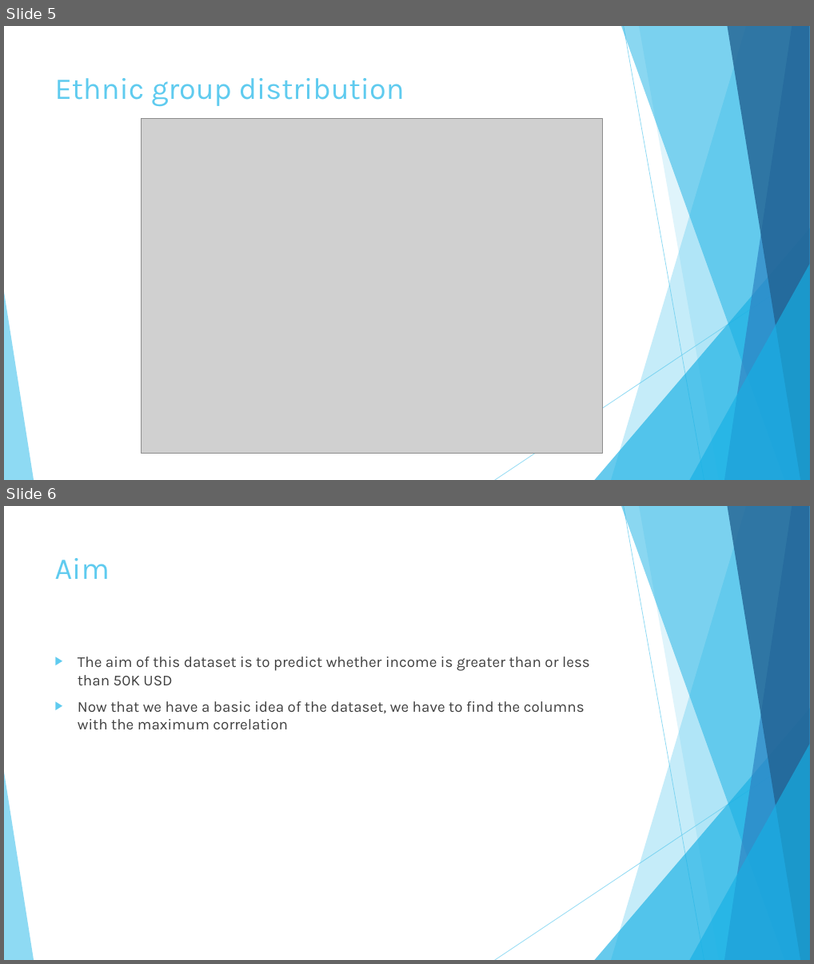
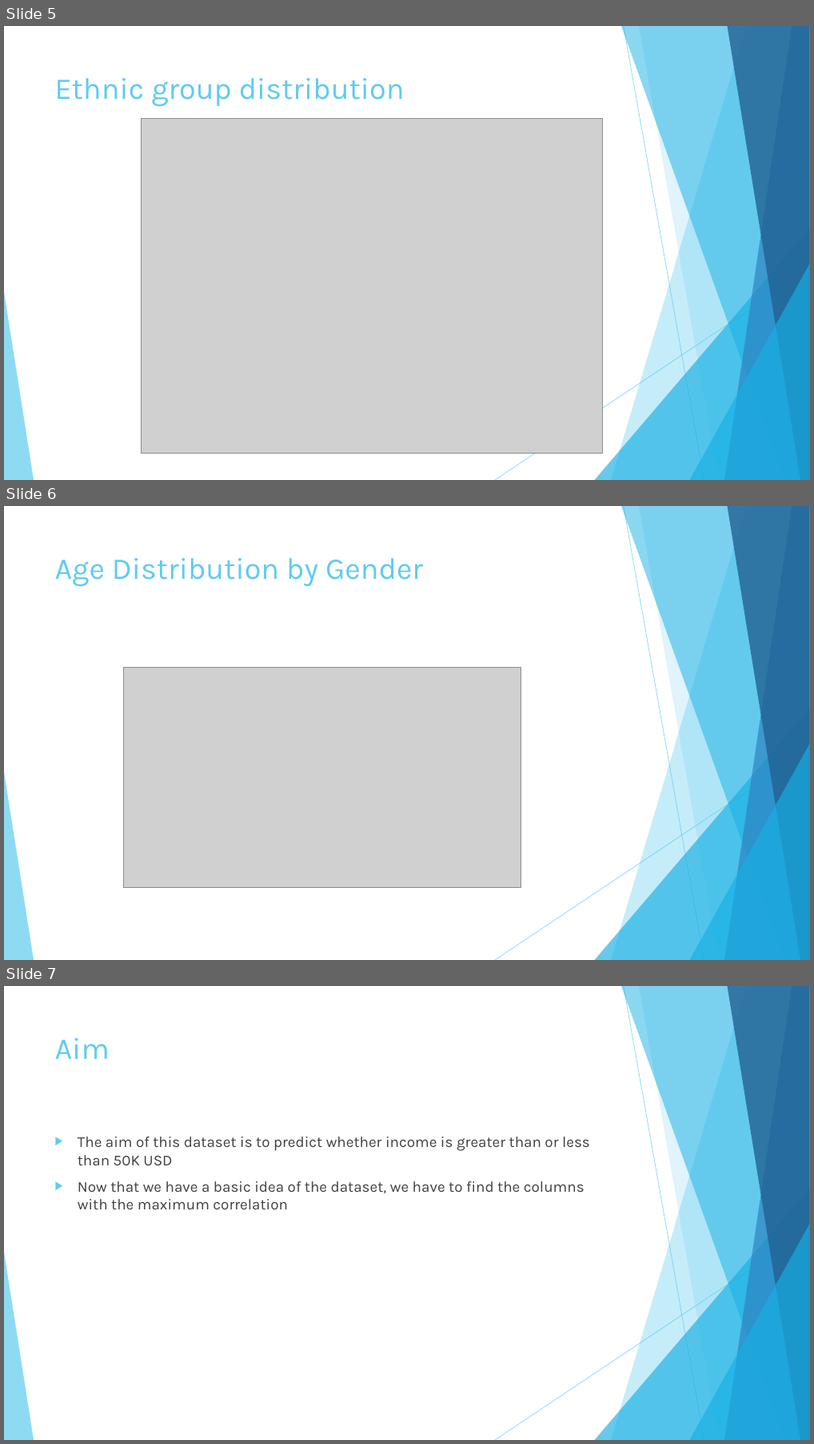
Before and after one commit to chandratop/IDS-Project, a slide deck: IDS Project – Adult Dataset.pptx. Shown one above the other, each under a label of ours: slides 5 and 6 before the commit, slides 5, 6 and 7 after it. The pictures are 814x964 and 814x1444 pixels, drawn with LibreOffice and Linux fonts; fonts in the diff are those of the drawing; grey boxes stand for pictures. Boxes give left, top, right and bottom in pixels: in the first picture for what was removed or moved away, otherwise in the second. Text is boxed around its words. In the diff, an @@ line names an element or a change of style, - is before the commit and + after.

```diff
--- a/IDS Project – Adult Dataset.pptx
+++ b/IDS Project – Adult Dataset.pptx
@@ slide 6 added at <box>4,506,810,960</box>, background #FFFFFF; not listed: 10 template elements that a slide beside it also shows @@
@@ title added at <box>55,558,423,587</box>, 36 pt, text #5FCBEF @@
+Age Distribution by Gender
@@ picture added at <box>124,667,522,888</box> @@
@@ what was slide 6 is now slide 7 @@
```
Also in this commit, not shown: 8 other slides added, 1 slide removed.
